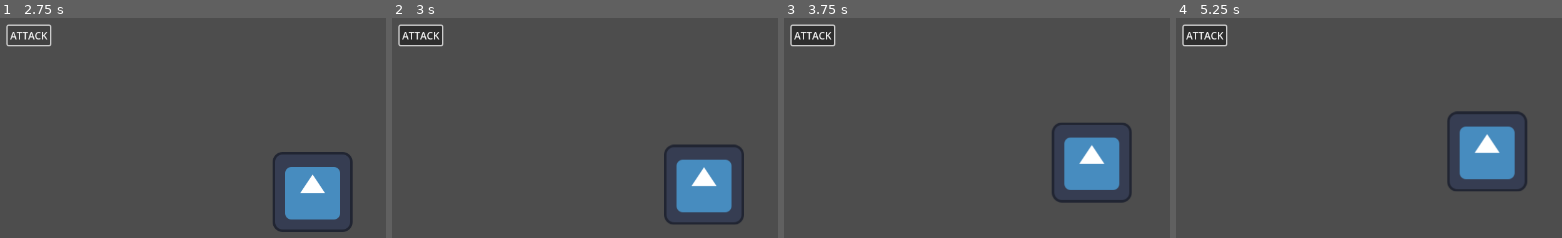
Above: before the commit, frames 1-4 (left to right).
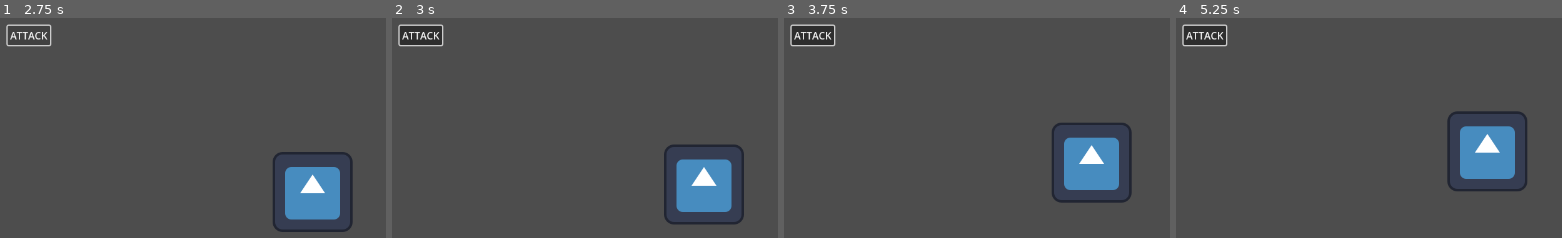
Above: after the commit, the same moments.

Repository: MaxWesterlund/Combombo
Game: Godot game, scene res://Scenes/main.tscn
Same seed, same stepped clock (60 frames per second), same inputs: the game is played once before the commit and once after it. The engine's default icon, where the game draws it, is replaced by a stand-in: a white triangle on a blue panel in a dark square.
Inputs (mouse positions are in pixels of both pictures, inside the frame that each line leads up to):
- Up to frame 1 (2.75 s): click "ATTACK" at 0.5 s; click "ATTACK" at 1.25 s; click "ATTACK" at 2 s
- Up to frame 2 (3 s): tap Enter at 2.75 s; move the mouse to (outside the picture) at 2.77 s; click (outside the picture) at 2.85 s
- Up to frame 3 (3.75 s): move the mouse to (outside the picture) at 3.52 s; click (outside the picture) at 3.6 s
- Up to frame 4 (5.25 s): move the mouse to (1299, 150) at 4.27 s; click (1299, 150) at 4.35 s; move the mouse to (outside the picture) at 5.02 s; click (outside the picture) at 5.1 s

Frame 1 is identical in both runs. In frame 2, less than 0.1% of the frame differs, in the area x 74-88%, y 64-89%; in frame 3, 0.2%; in frame 4, 0.2%, in the area x 73-88%, y 49-74%.

Commit message:
explosion

Diff:
--- /dev/null
+++ b/Scenes/Map/Floor.tscn
@@ -0,0 +1,6 @@
+[gd_scene load_steps=2 format=3 uid="uid://ccw0v17288lpj"]
+
+[ext_resource type="Texture2D" uid="uid://g6p0md8ovvkf" path="res://Sprites/grass.png" id="1_4oi63"]
+
+[node name="Floor" type="Sprite2D"]
+texture = ExtResource("1_4oi63")
--- /dev/null
+++ b/Scenes/Map/MapGenerator.tscn
@@ -0,0 +1,3 @@
+[gd_scene format=3 uid="uid://chs0dpfphsi52"]
+
+[node name="MapGenerator" type="Node"]
--- /dev/null
+++ b/Scenes/Map/Wall.tscn
@@ -0,0 +1,14 @@
+[gd_scene load_steps=3 format=3 uid="uid://div56vd7ivikf"]
+
+[ext_resource type="Texture2D" uid="uid://nnt16nhk6r7s" path="res://Sprites/wall.png" id="1_hnaon"]
+
+[sub_resource type="RectangleShape2D" id="RectangleShape2D_iqp73"]
+
+[node name="Wall" type="StaticBody2D"]
+
+[node name="Sprite2D" type="Sprite2D" parent="."]
+texture = ExtResource("1_hnaon")
+
+[node name="CollisionShape2D" type="CollisionShape2D" parent="."]
+scale = Vector2(3.2, 3.2)
+shape = SubResource("RectangleShape2D_iqp73")
--- /dev/null
+++ b/Scenes/Map/map_generator.gd
@@ -0,0 +1 @@
+extends Node
--- a/project.godot
+++ b/project.godot
@@ -28,3 +28,7 @@
 "events": [Object(InputEventMouseButton,"resource_local_to_scene":false,"resource_name":"","device":-1,"window_id":0,"a …(253 unchanged characters)…
 ]
 }
+
+[rendering]
+
+textures/canvas_textures/default_texture_filter=0
Binary file added: Sprites/explosion.png
Not shown, added: Sprites/explosion.png.import
Binary file added: Sprites/grass.png
Not shown, added: Sprites/grass.png.import
Binary file added: Sprites/wall.png
Not shown, added: Sprites/wall.png.import
